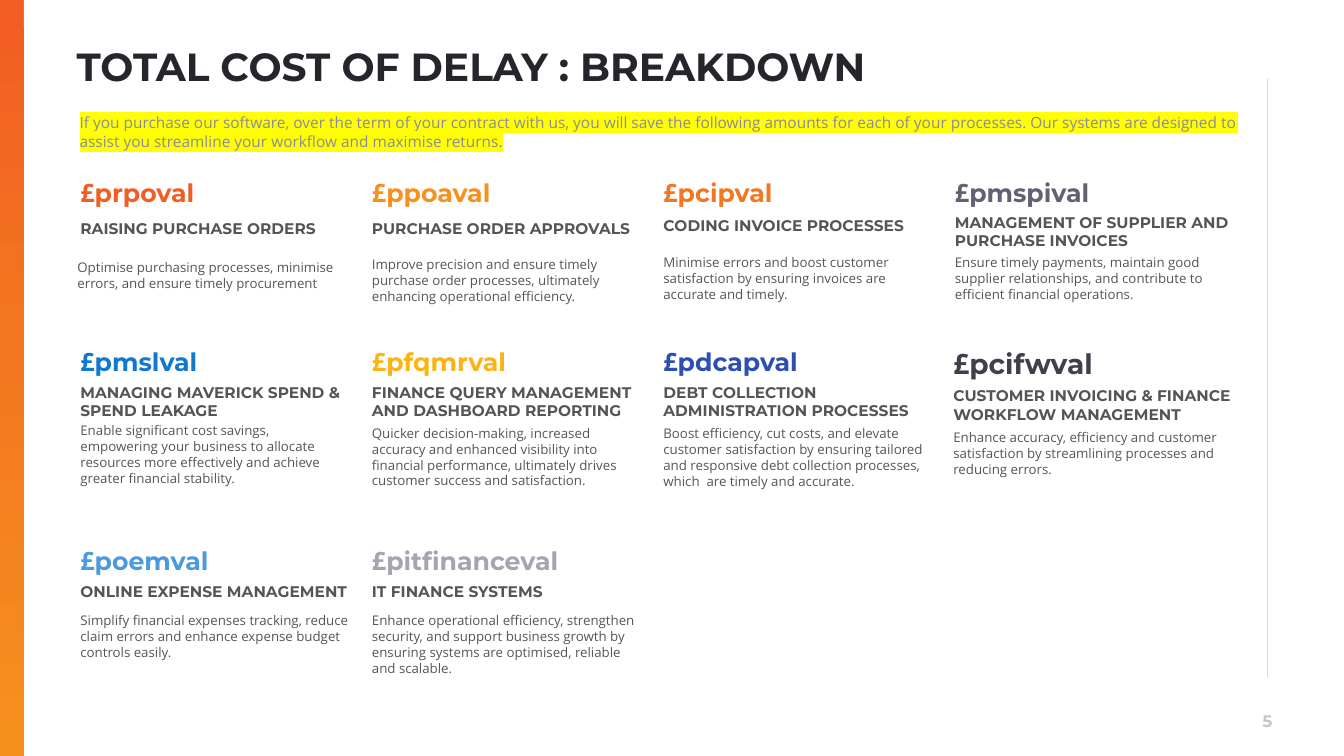
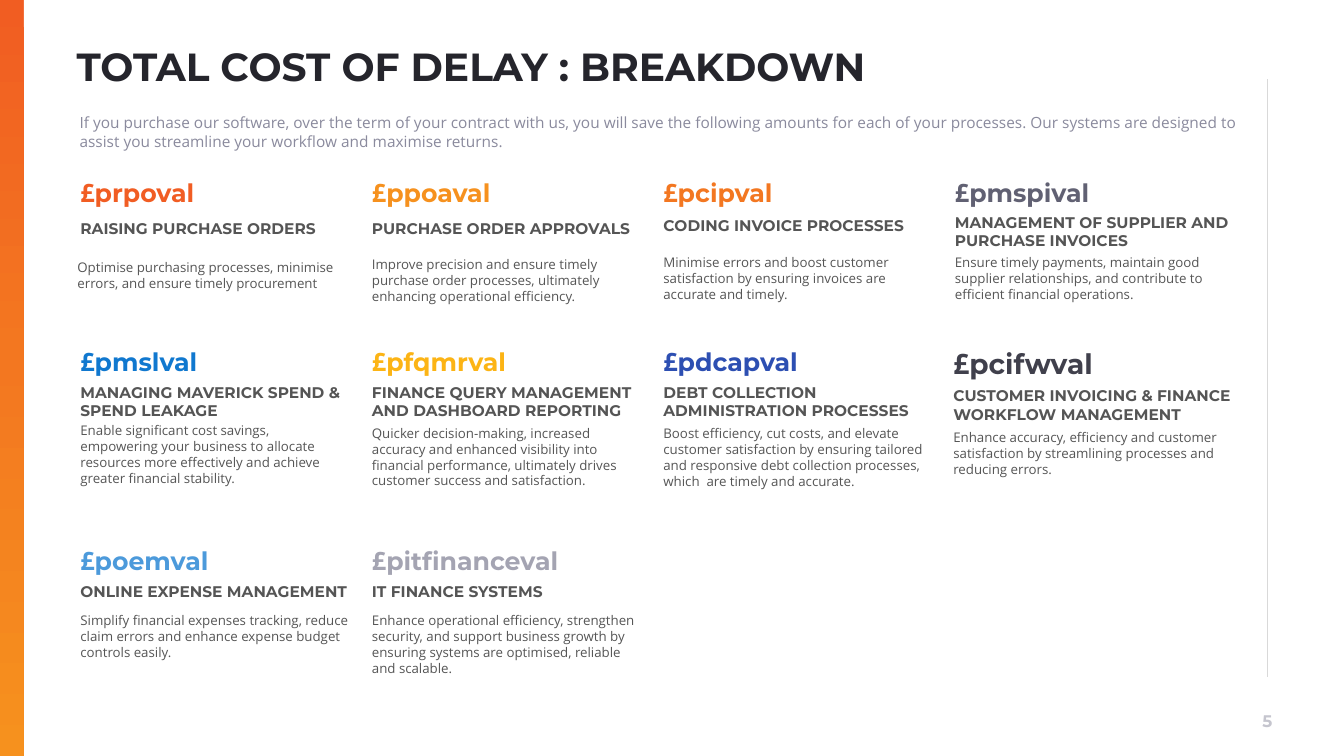
Before and after one commit to muratozdemirpiblo/ppt-api, a slide deck: slide 5 of sales.pptx. Drawn at 1344x756 pixels with LibreOffice and Linux fonts; fonts in the diff are those of the drawing; background and template pictures are left out. Boxes give left, top, right and bottom in pixels: in the first picture for what was removed or moved away, otherwise in the second. Text is boxed around its words. In the diff, an @@ line names an element or a change of style, - is before the commit and + after.

```diff
--- a/sales.pptx
+++ b/sales.pptx
@@ text "If you purchase our software, ..." at (80, 116, 1236, 151): highlight #FFFF00 to none @@
```
Also in this commit, not shown: 3 other files.
